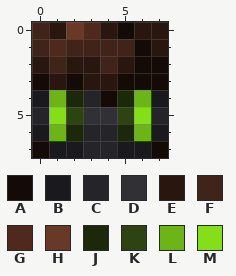
Pixel-art sprite -- src/public/heads/82aa54c4-c65a-4a66-8ef8-39388a612480.png. The picture above is the old version.
The file is 8x8 pixels. Colours within 5 levels of each other are drawn and written as one.
Palette (. is transparent): A #150b06  B #1a1a1e  C #252529  D #313135  E #29170f  F #412419  G #4f2a1c  H #683927  J #1b290a  K #2d4412  L #6cb418  M #84df18
New version:
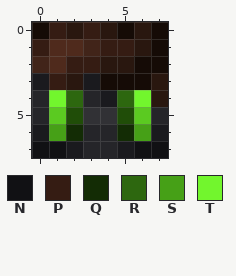
Colours new in this view: N #111114  P #351c13  Q #132c05  R #2d670f  S #46a017  T #72f62d
Change:
colour K: #2d4412 -> #204d08
colour M: #84df18 -> #5bca21
y 0: x 0..3 FEHG -> APEP; x 7 E -> A
y 1: x 0 F -> P; x 2 F -> G; x 4..7 FFAE -> PPEA
y 2: x 0..4 EFEEF -> FGPPE
y 3: x 0..4 AEAEE -> BPEBA; x 7 A -> E
y 4: x 0..2 BLJ -> CTR; x 4..7 AJLB -> BRTE
y 6: x 1..2 LJ -> SQ; x 5..6 JL -> QS
y 7: x 0..1 AB -> NN; x 6..7 BA -> NN
